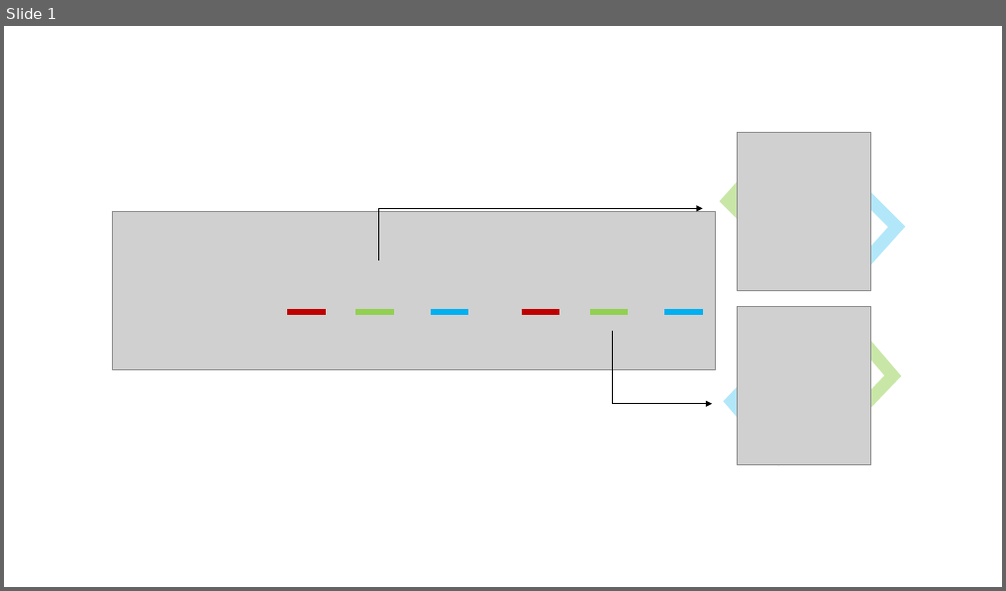
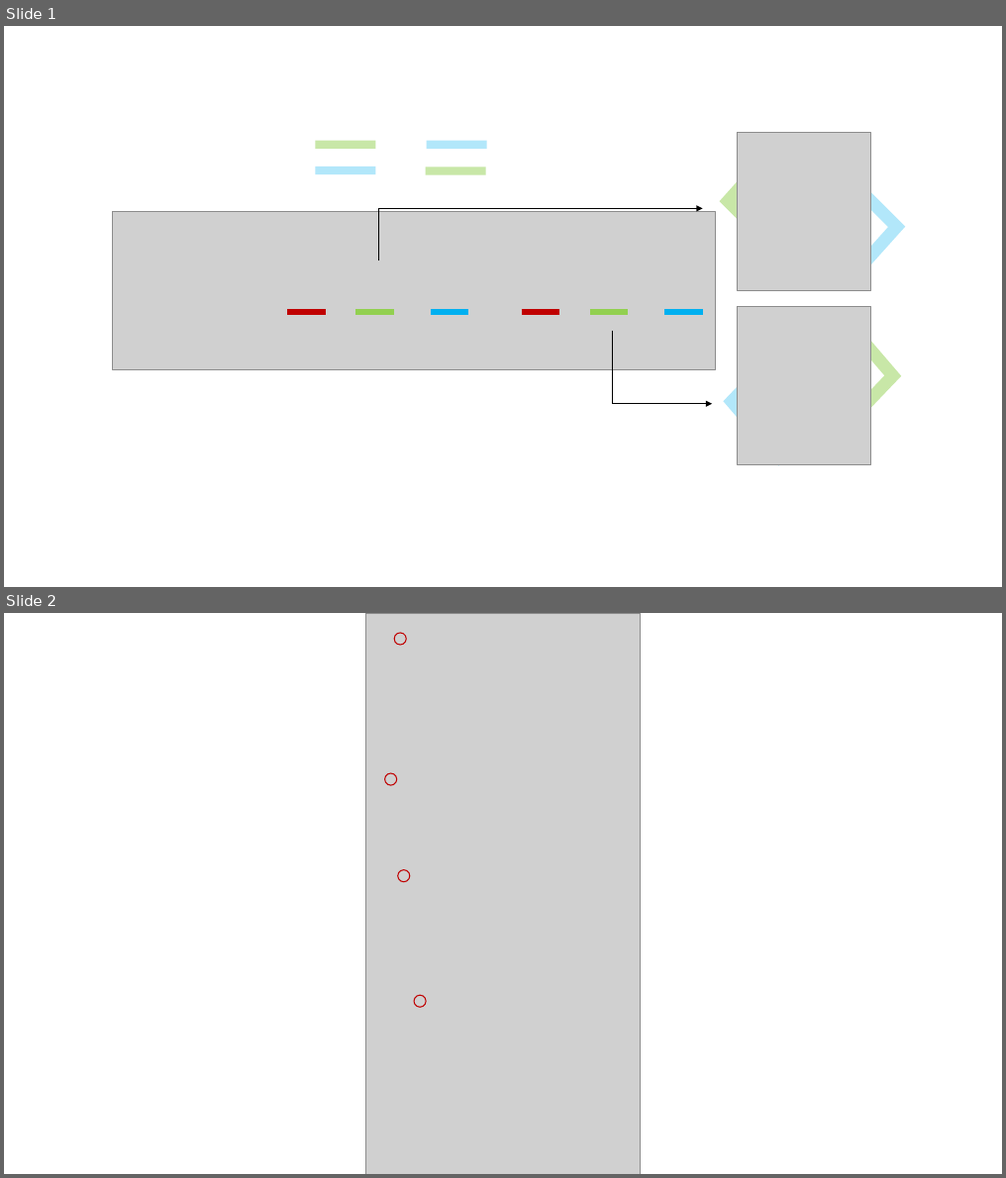
Before and after one commit to m-v-priest/02_myself_ID_EGO, a slide deck: +100_latex_all_math_sel/mathLatex_线性代数/img/线性代数演示.pptx. Shown one above the other, each under a label of ours: slide 1 before the commit, slides 1 and 2 after it. The pictures are 1006x591 and 1006x1178 pixels, drawn with LibreOffice and Linux fonts; fonts in the diff are those of the drawing; grey boxes stand for pictures. Boxes give left, top, right and bottom in pixels: in the first picture for what was removed or moved away, otherwise in the second. Text is boxed around its words. In the diff, an @@ line names an element or a change of style, - is before the commit and + after.

```diff
--- a/+100_latex_all_math_sel/mathLatex_线性代数/img/线性代数演示.pptx
+++ b/+100_latex_all_math_sel/mathLatex_线性代数/img/线性代数演示.pptx
@@ slide 2 added at [4,613,1002,1174], background #FFFFFF @@
@@ picture added at [365,613,642,1174] @@
@@ ellipse added at [394,633,406,645], outline #C00000 1 pt @@
@@ ellipse added at [385,773,397,785], outline #C00000 1 pt @@
@@ ellipse added at [398,869,410,881], outline #C00000 1 pt @@
@@ ellipse added at [414,995,426,1008], outline #C00000 1 pt @@
@@ slide 1 changed as well @@
@@ line added from (316, 145) to (375, 145), #92D050 8 pt @@
@@ line added from (316, 171) to (375, 171), #00B0F0 8 pt @@
@@ line added from (426, 145) to (487, 145), #00B0F0 8 pt @@
@@ line added from (426, 172) to (486, 172), #92D050 8 pt @@
```
Also in this commit, not shown: 19 other files.
